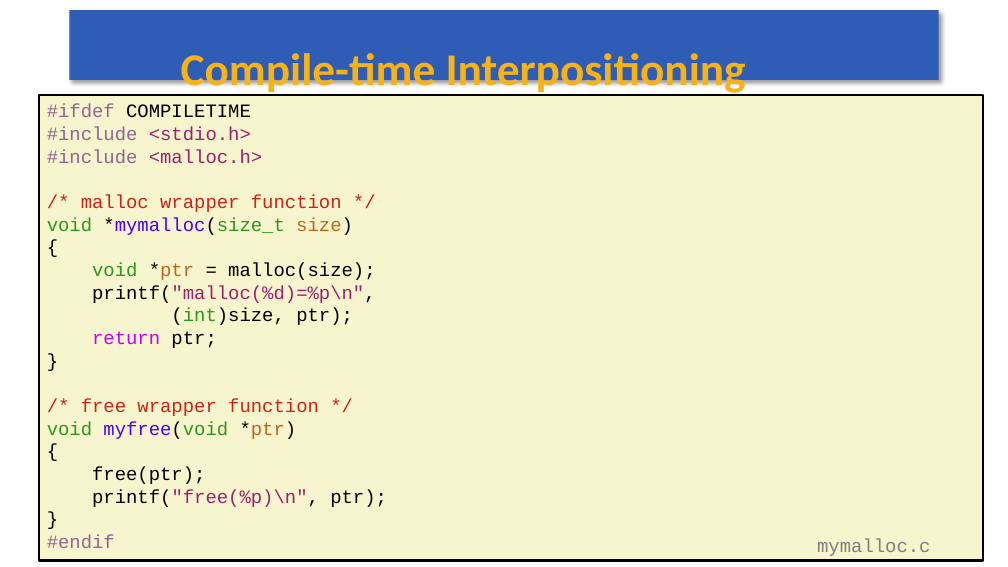
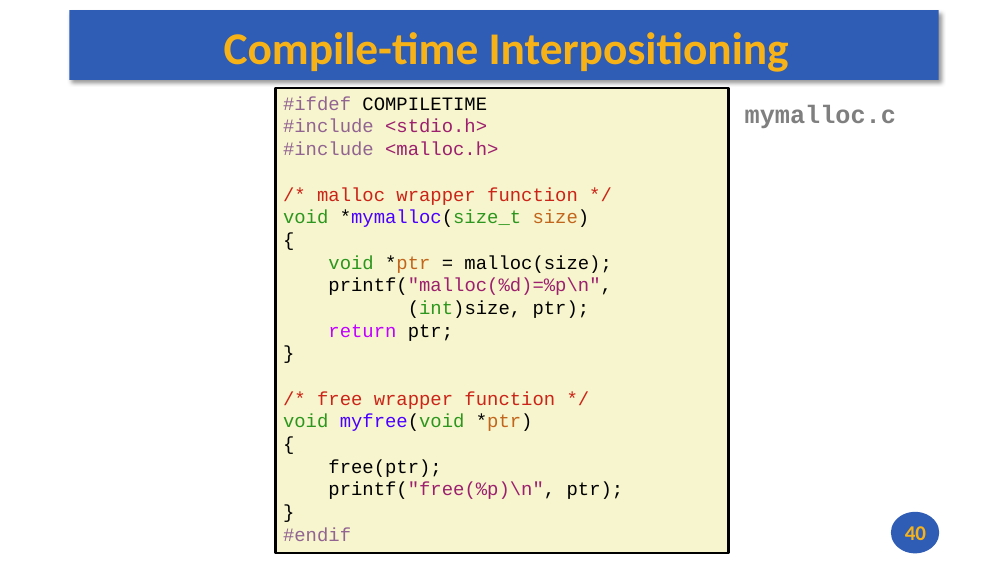
Before and after one commit to andrewt0301/hse-acos-course, a slide deck: slide 40 of docs/part2os/04_Linking/OS_Lecture_04.pptx. Drawn at 1008x567 pixels with LibreOffice and Linux fonts; fonts in the diff are those of the drawing. Boxes give left, top, right and bottom in pixels: in the first picture for what was removed or moved away, otherwise in the second. Text is boxed around its words. In the diff, an @@ line names an element or a change of style, - is before the commit and + after.

```diff
--- a/docs/part2os/04_Linking/OS_Lecture_04.pptx
+++ b/docs/part2os/04_Linking/OS_Lecture_04.pptx
@@ title "Compile-time Interpositioning": place and size @@
-title "Compile-time Interpositioning" at [181, 53, 746, 96]
+title "Compile-time Interpositioning" at [224, 32, 789, 72]
@@ rectangle "#ifdef COMPILETIME": place and size @@
-rectangle "#ifdef COMPILETIME" at [39, 95, 983, 561]
+rectangle "#ifdef COMPILETIME" at [276, 88, 729, 554]
@@ text "mymalloc.c": place and size @@
-text "mymalloc.c" at [817, 539, 930, 556]
+text "mymalloc.c" at [745, 105, 896, 128]
@@ text "mymalloc.c" at [745, 105, 896, 128]: size 18 to 24 pt, bold on @@
@@ ellipse added at [891, 512, 939, 554], fill #2F5CB5 @@
@@ page number added at [905, 526, 926, 540], 20 pt, text #F7B217, bold @@
+40
```
Also in this commit, not shown: 35 other slides changed, 1 other file.
